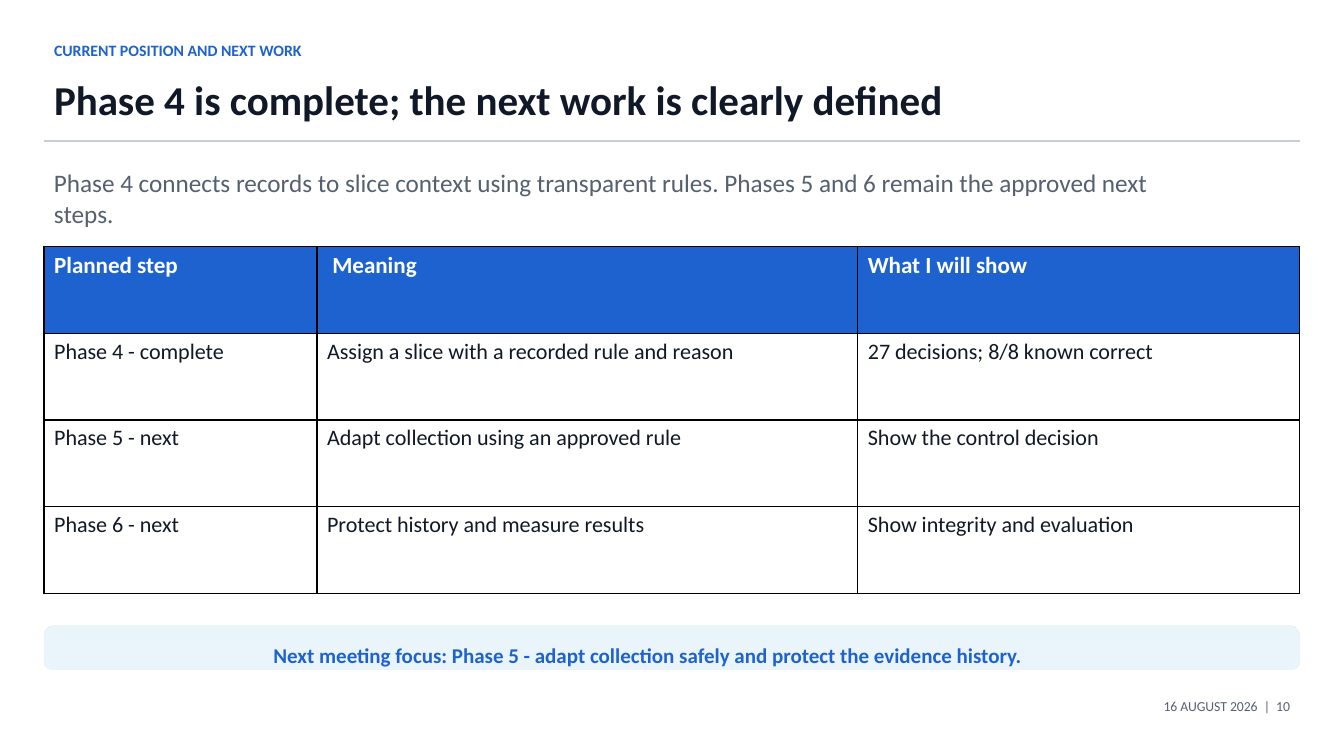
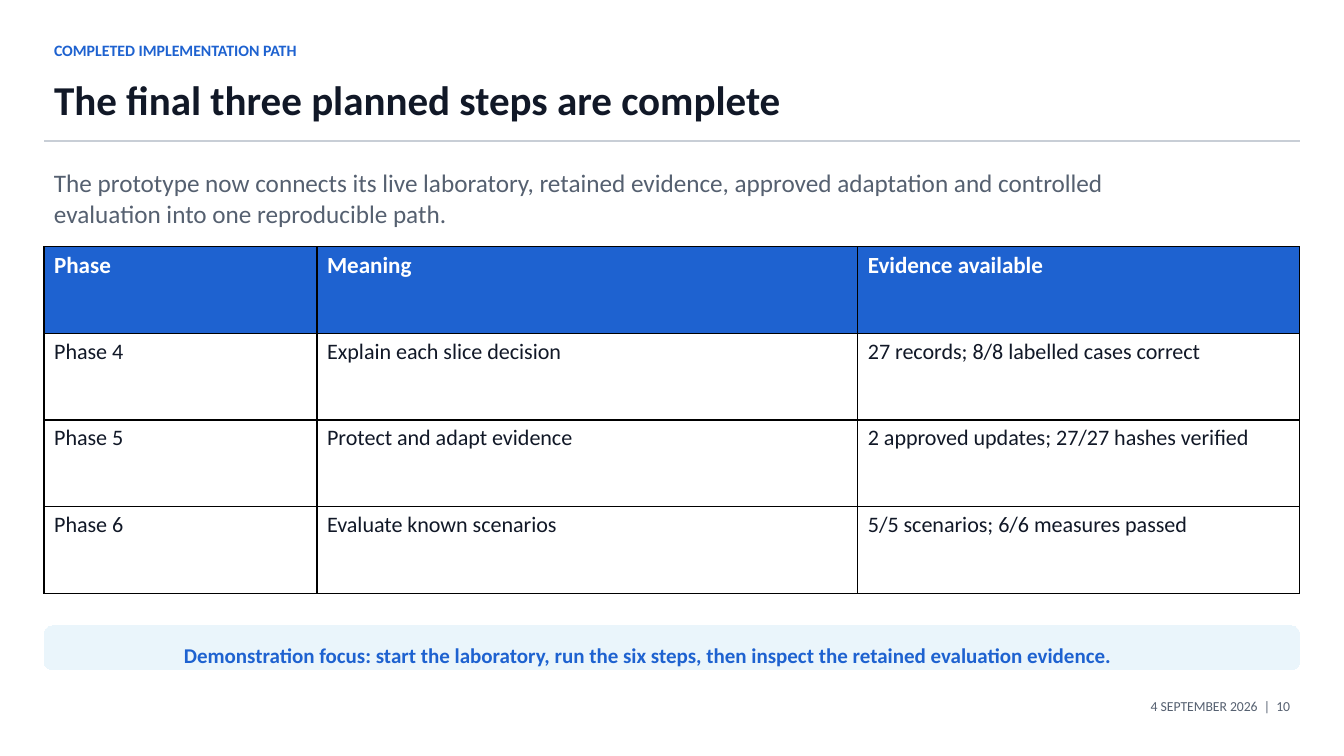
Before and after one commit to glen-mukota/adaptive-forensic-framework-5g-network-slicing, a slide deck: slide 10 of docs/Mukota_Implementation_Progress_Presentation.pptx. Drawn at 1344x756 pixels with LibreOffice and Linux fonts; fonts in the diff are those of the drawing. Boxes give left, top, right and bottom in pixels: in the first picture for what was removed or moved away, otherwise in the second. Text is boxed around its words. In the diff, an @@ line names an element or a change of style, - is before the commit and + after.

Commit message:
Implement Phase 6 controlled evaluation

```diff
--- a/docs/Mukota_Implementation_Progress_Presentation.pptx
+++ b/docs/Mukota_Implementation_Progress_Presentation.pptx
@@ text at [54,45,296,56]: text changed @@
-CURRENT POSITION AND NEXT WORK
+COMPLETED IMPLEMENTATION PATH
@@ text at [54,86,780,122]: text changed @@
-Phase 4 is complete; the next work is clearly defined
+The final three planned steps are complete
@@ text at [54,174,1102,227]: text changed @@
-Phase 4 connects records to slice context using transparent rules. Phases 5 and 6 remain the approved next steps.
+The prototype now connects its live laboratory, retained evidence, approved adaptation and controlled evaluation into one reproducible path.
@@ table at [44,247,1301,594] @@
-row 1, column 1: Planned step
+row 1, column 1: Phase
-row 1, column 3: What I will show
+row 1, column 3: Evidence available
-row 2: Phase 4 - complete | Assign a slice with a recorded rule and reason | 27 decisions; 8/8 known correct
+row 2: Phase 4 | Explain each slice decision | 27 records; 8/8 labelled cases correct
-row 3: Phase 5 - next | Adapt collection using an approved rule | Show the control decision
+row 3: Phase 5 | Protect and adapt evidence | 2 approved updates; 27/27 hashes verified
-row 4: Phase 6 - next | Protect history and measure results | Show integrity and evaluation
+row 4: Phase 6 | Evaluate known scenarios | 5/5 scenarios; 6/6 measures passed
@@ text at [184,648,1111,667]: text changed @@
-Next meeting focus: Phase 5 - adapt collection safely and protect the evidence history.
+Demonstration focus: start the laboratory, run the six steps, then inspect the retained evaluation evidence.
@@ text at [1151,702,1290,711]: text changed @@
-16 AUGUST 2026 | 10
+4 SEPTEMBER 2026 | 10
```
Also in this commit, not shown: 2 other slides changed, 4 slides added, 6 other files.
